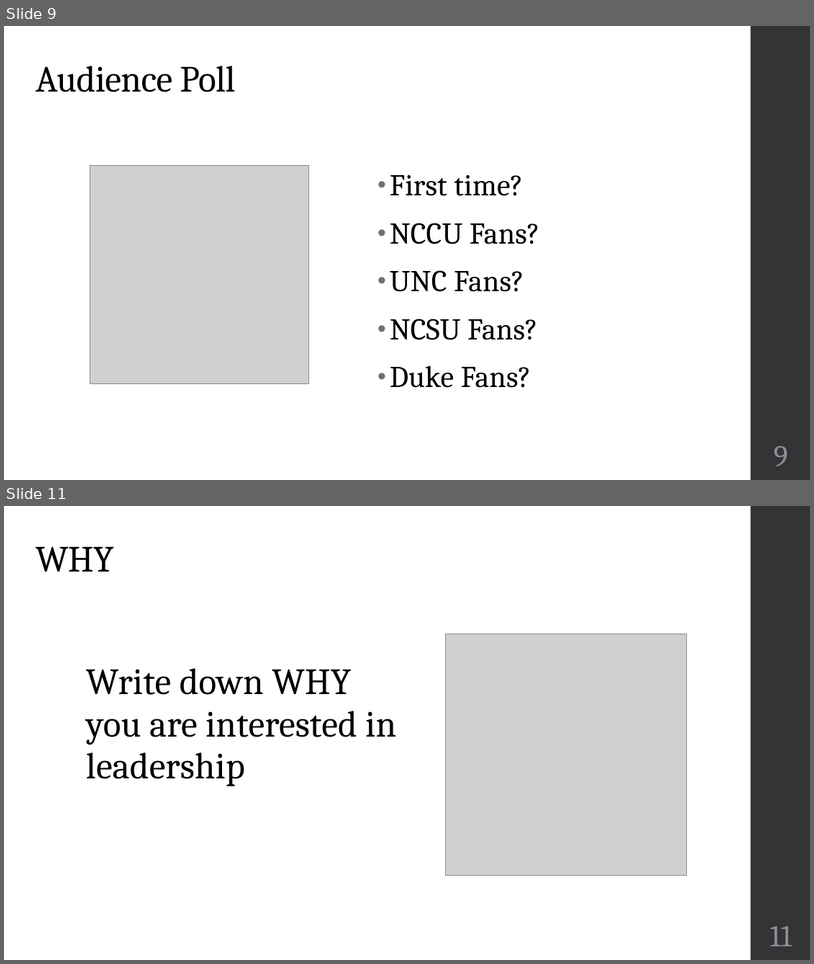
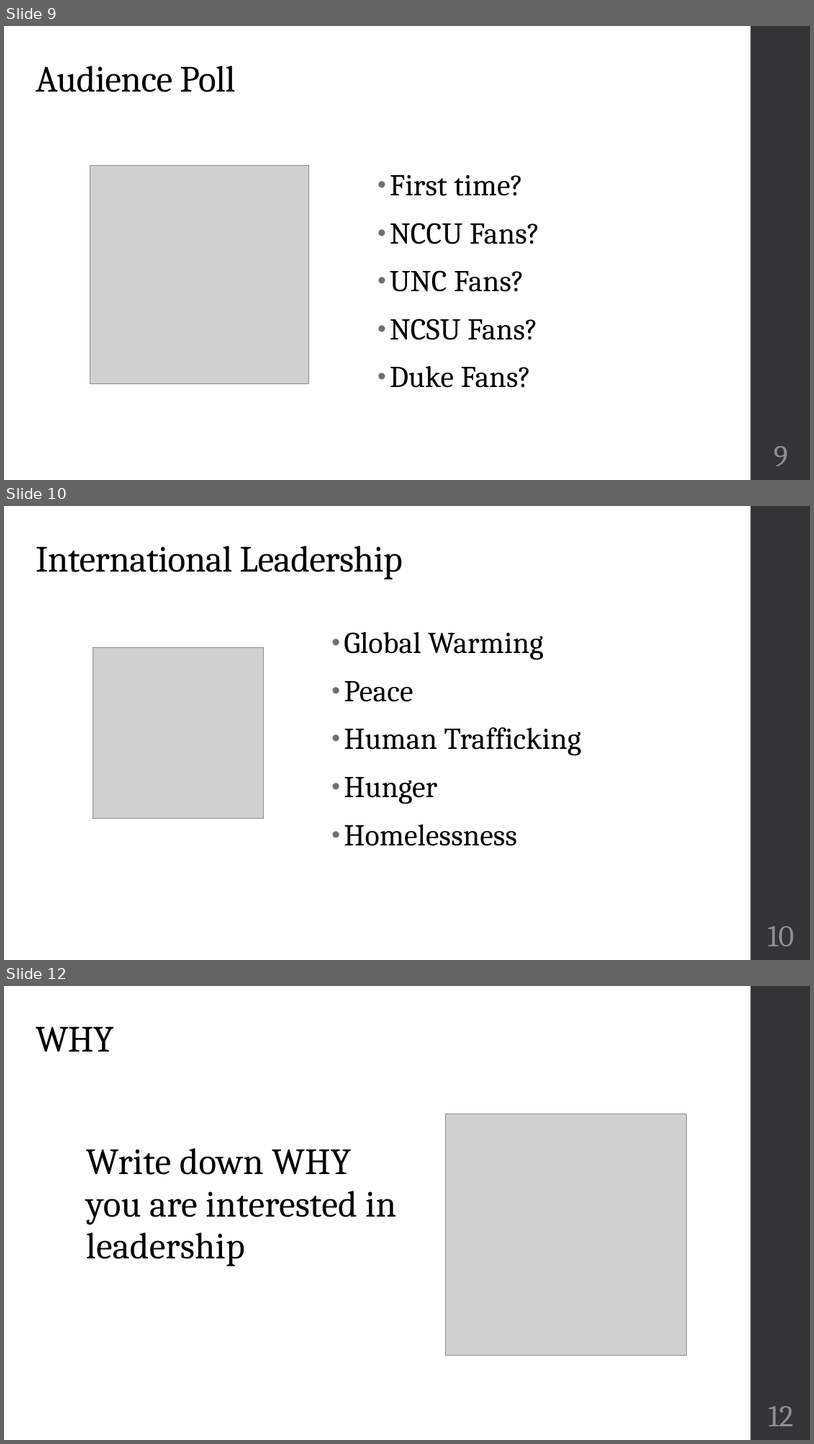
Before and after one commit to snkott/sglc, a slide deck: Dynamic International Leadership.pptx. Shown one above the other, each under a label of ours: slides 9 and 11 before the commit, slides 9, 10 and 12 after it; the slides between them are not shown. The pictures are 814x964 and 814x1444 pixels, drawn with LibreOffice and Linux fonts; fonts in the diff are those of the drawing; grey boxes stand for pictures. Boxes give left, top, right and bottom in pixels: in the first picture for what was removed or moved away, otherwise in the second. Text is boxed around its words. In the diff, an @@ line names an element or a change of style, - is before the commit and + after.

```diff
--- a/Dynamic International Leadership.pptx
+++ b/Dynamic International Leadership.pptx
@@ slide 10 added at (4,506,810,960), background #FFFFFF; not listed: 1 template element that a slide beside it also shows @@
@@ text added at (36,546,402,579), 44 pt, text #000000 @@
+International Leadership
@@ text added at (344,631,582,846), 36 pt, text #000000 @@
+• Global Warming
+• Peace
+• Human Trafficking
+• Hunger
+• Homelessness
@@ picture added at (93,648,263,818) @@
@@ page number added at (768,926,795,946), 36 pt, text #8E8E94 @@
+10
@@ what was slide 11 is now slide 12 @@
@@ page number at (769,1406,794,1426): text changed @@
-11
+12
```
Also in this commit, not shown: 4 slides changed.
